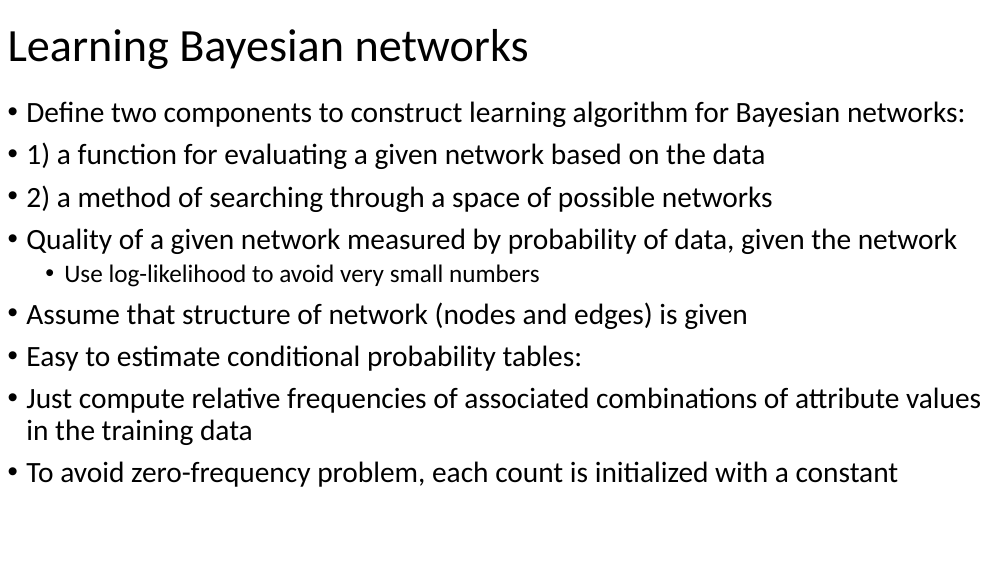
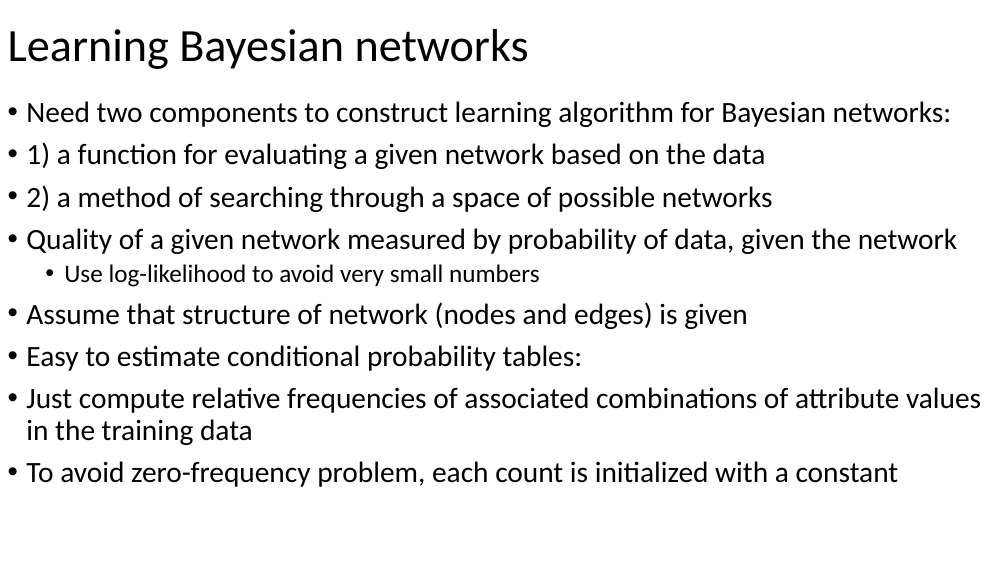
Before and after one commit to russellu/cs405, a slide deck: slide 3 of Lecture_28.pptx. Drawn at 1008x567 pixels with LibreOffice and Linux fonts; fonts in the diff are those of the drawing. Boxes give left, top, right and bottom in pixels: in the first picture for what was removed or moved away, otherwise in the second. Text is boxed around its words. In the diff, an @@ line names an element or a change of style, - is before the commit and + after.

```diff
--- a/Lecture_28.pptx
+++ b/Lecture_28.pptx
@@ text at (26,101,952,127): text changed @@
-• Define two components to construct learning algorithm for Bayesian networks:
+• Need two components to construct learning algorithm for Bayesian networks:
```
Also in this commit, not shown: 6 other slides changed, 1 slide removed, 1 other file.
